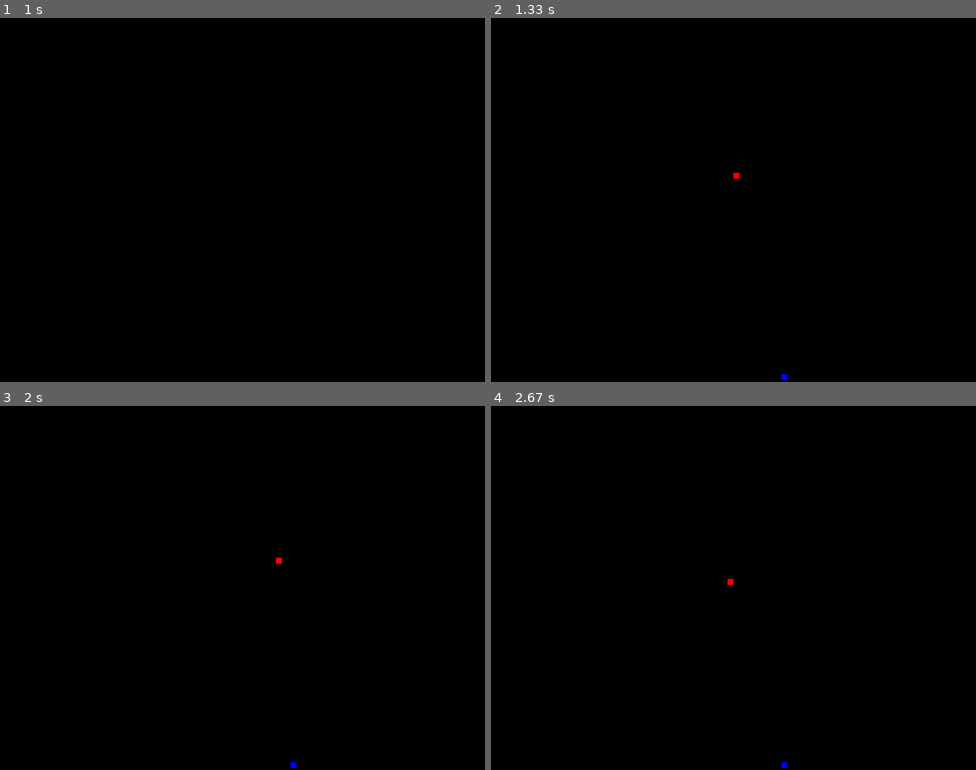
Above: before the commit, frames 1-4 (two rows, left to right).
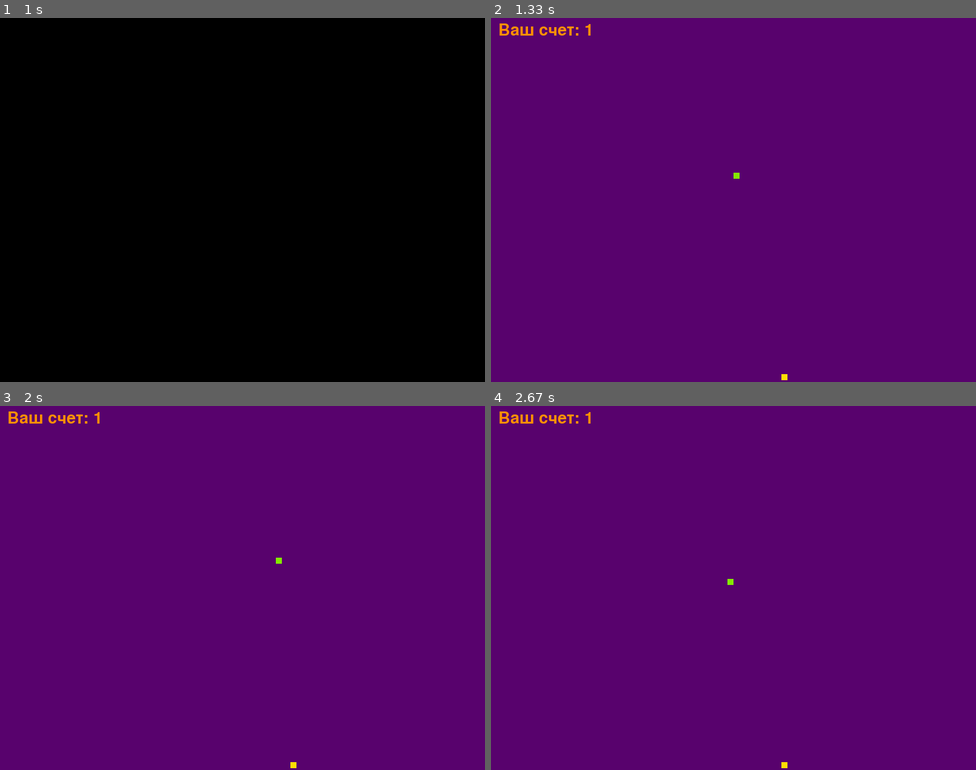
Above: after the commit, the same moments.

Repository: smorf1koo/PyGame-Snake
Game: pygame game, started from main.py
The game is run twice, just before and just after one commit, with the same random seed, the same clock (stepped at 60 frames per second) and the same inputs.
Inputs:
- Up to frame 1 (1 s): hold Up from 0.83 s (still down)
- Up to frame 2 (1.33 s): release Up at 1.3 s
- Up to frame 3 (2 s): hold Right 1.33-1.8 s; hold Left from 1.83 s (still down)
- Up to frame 4 (2.67 s): release Left at 2.37 s; hold Down from 2.4 s (still down)

Frame 1 is identical in both runs. In frame 2, 100% of the frame differs, in the area x 0-100%, y 0-100%; in frame 3, 100%; in frame 4, 100%.

Commit message:
Game score visualisation and new style

Diff:
--- a/main.py
+++ b/main.py
@@ -1,5 +1,4 @@
 import time
-
 import pygame as g
 import random
 
@@ -8,7 +7,7 @@
     def __init__(self):
         self.x = random.randint(0, 790)
         self.y = random.randint(0, 590)
-        self.color = (0, 0, 255)
+        self.color = (255, 222, 0)
 
     def show(self, screen):
         g.draw.rect(screen, self.color, (self.x, self.y, 10, 10))
@@ -25,7 +24,7 @@
         self.body = [{'x': x, 'y': y}]
         self.width = 10
         self.height = 10
-        self.color = (255, 0, 0)
+        self.color = (132, 233, 0)
         self.length = 0
 
     def show(self, screen):
@@ -93,10 +92,15 @@
     food_y = food.get_y()
     if snake_x < food_x + 10 and snake_x + 10 > food_x \
             and snake_y < food_y + 10 and snake_y + 10 > food_y:
-        # snake.length += 1
-        # snake.grow()
         return True
     return False
+
+
+def draw_text(screen, message, color, x, y, text_size):
+    font = g.font.Font(None, text_size)
+    text = font.render(message, True, color)
+    text_rect = text.get_rect(center=(x, y))
+    screen.blit(text, text_rect)
 
 
 def main():
@@ -113,6 +117,7 @@
     food = init_food()
     direction_x = direction_y = 0
     g.time.delay(1000)
+    score = 1
 
     while not game_over:
         clock.tick(fps)
@@ -136,22 +141,27 @@
                     direction_x = 5
                     direction_y = 0
 
-        screen.fill((0, 0, 0))
+        screen.fill((88, 2, 109))  # purple
         show_food(screen, food)
         show_snake(screen, snake)
         move_snake(snake, direction_x, direction_y, growing)
 
         if check_game_over(screen, snake):
             game_over = True
+            draw_text(screen, f'Игра окончена, ваш счет: {score}', (255, 144, 0),
+                      screen.get_width()/2, screen.get_height()/2, 50)
 
         if check_collision(snake, food):
             food = init_food()
             snake.grow()
-            growing = True
+            # growing = True
+            score += 1
 
+        draw_text(screen, f'Ваш счет: {score}', (255, 144, 0),
+                  90, 20, 40)
         g.display.update()
 
-    time.sleep(2)
+    time.sleep(4)
     g.quit()
     quit()
 
